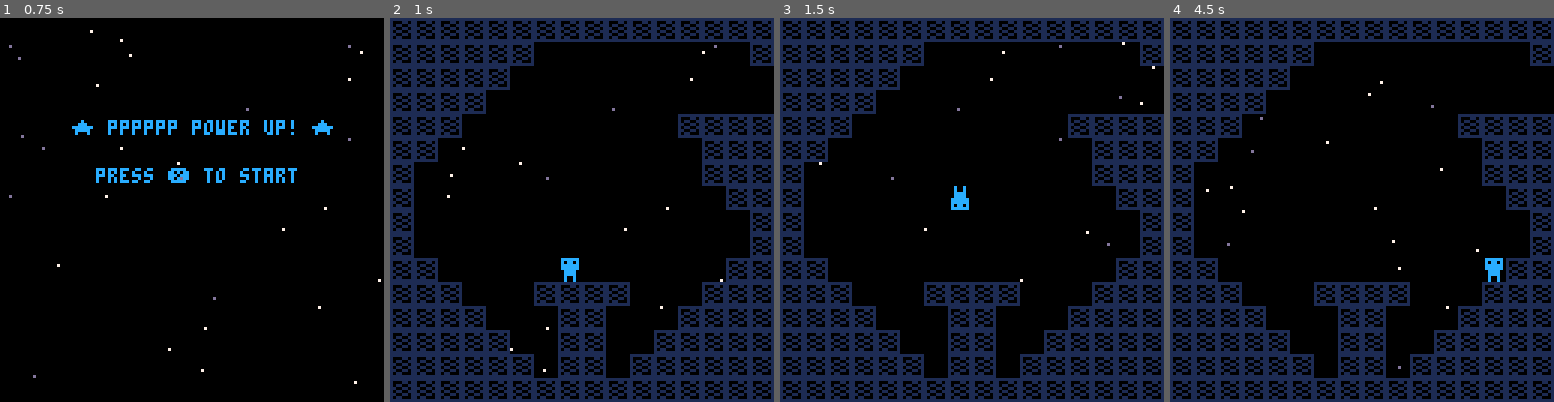
Above: before the commit, frames 1-4 (left to right).
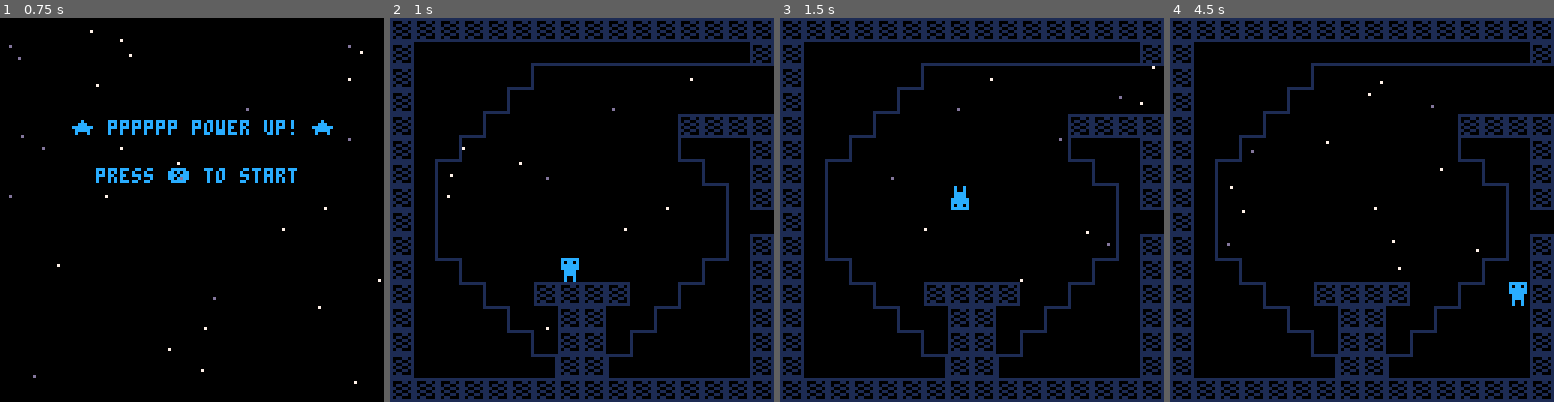
Above: after the commit, the same moments.

Repository: MokonaNico/PICO8_PPPPPP
Game: PICO-8 cartridge pppppp.p8
Same seed, same stepped clock (60 frames per second), same inputs: the game is played once before the commit and once after it.
Inputs:
- Up to frame 1 (0.75 s): tap X (X key) at 0.33 s
- Up to frame 2 (1 s): no input
- Up to frame 3 (1.5 s): tap X (X key) at 1.07 s
- Up to frame 4 (4.5 s): hold Right 1.6-2.1 s; tap X (X key) at 1.85, 2.97, 4.08 s; hold Right 2.47-3.03 s; hold Left 3.08-3.58 s; hold Right from 4.02 s (still down)

Frame 1 is identical in both runs. In frame 2, 16% of the frame differs, in the area x 6-100%, y 6-94%; in frame 3, 16%; in frame 4, 16%.

Commit message:
add destroy bloc, laser, and bounce blocs

Diff:
--- a/pppppp.p8
+++ b/pppppp.p8
@@ -7,10 +7,7 @@
 
 --to do list :
 
---advanced collision (check
--- pixel color)
---respawn point
---end title
+--end title ???
 --more platform
 --music
 
@@ -18,11 +15,13 @@
 //0 -> menu
 //1 -> in game
 //2 -> end title
+
 state=0
 
 function _init()
 	create_player()
 	create_stars()
+	music(0)
 end
 
 function _update()
@@ -34,7 +33,10 @@
 	 update_stars()
 		update_player()
 		update_checkpoint()
-		if(p.dead)coresume(c_blink)
+		update_destroyblocs()
+		update_bounceblocs()
+		update_laser()
+
 	elseif state == 2 then
 
 	end
@@ -83,51 +87,108 @@
 end
 
 function update_player()
-	if(p.dead) return
+	if p.dead then
+		coresume(c_blink)
+		return
+	end
 
 	newx=p.x
 	newy=p.y
 
-	//get the player input
+	--get the player input
 	if(btn(⬅️)) newx-=p.speed
 	if(btn(➡️)) newx+=p.speed
 
-	//apply gravity
+	--apply gravity
  newy+=gravity * p.grav
 
- //check collision and move
- //if there is no collision
- if not check_col(newx, p.y,0)
+ --check collision and move
+ --if there is no collision
+ colx=check_col(newx,p.y,0)
+ if not colx.c
  then
  	p.x=newx
  end
- if not check_col(p.x,newy,0)
+ coly=check_col(p.x,newy,0)
+ if not coly.c
  then
   p.y=newy
  end
 
- // check collision with deadly
- // object
- if check_col(p.x,p.y,1) then
- 	// dead
+ --check collision with deadly
+ --object
+ cdead=check_col(p.x,p.y,1)
+ if cdead.c then
+  --player is dead
  	p.dead=true
  	if(p.grav==1) p.sprite=17
  	if(p.grav==-1)p.sprite=18
  	sfx(4)
  	c_blink=cocreate(blink)
-
  end
 
- if (check_col(p.x,p.y-1,0) or
- 				check_col(p.x,p.y+1,0)) and
+ -- inverse gravity input
+ cup=check_col(p.x,p.y-1,0)
+ cdown=check_col(p.x,p.y+1,0)
+
+ if (cup.c or cdown.c) and
      btnp(❎) then
-  if(p.grav==1)  sfx(0,0)
-  if(p.grav==-1) sfx(1,1)
 	 invert_grav()
 	end
-
-end
-
+end
+
+function draw_player()
+	dx=p.x%128
+	dy=p.y%128
+	spr(p.sprite,dx,dy)
+end
+
+--check for a collision on one
+--point. return obj with coord
+--and if the collision append
+--or not
+function collision(_x,_y,flag)
+	res={x=_x,y=_y,c=false}
+
+	mapx=flr(_x/8)
+	mapy=flr(_y/8)
+	tile_spr=mget(mapx,mapy)
+
+	--if it's a collision with a
+	--wall i don't check the pixel
+	if flag==0 then
+		res.c=fget(tile_spr, flag)
+		return res
+	else
+		res.c=(pget(_x%128,_y%128) != 0
+		    and fget(tile_spr, flag))
+		return res
+	end
+end
+
+--return one of the collision
+function check_col(x,y,flag)
+	--top left
+	col=collision(x+1,y,flag)
+	if(col.c) return col
+	--top right
+	col=collision(x+6,y,flag)
+	if(col.c) return col
+	--bottow left
+	col=collision(x+1,y+7,flag)
+	if(col.c) return col
+	--bottom right
+	col=collision(x+6,y+7,flag)
+	if(col.c) return col
+	--middle
+	col=collision(x+3,y+3,flag)
+	if(col.c) return col
+	col={x=0,y=0,c=false}
+	return col
+end
+
+--coroutine to make the player
+--blink
 function blink()
 	for i=1,6 do
 		if(i%2==0) do_draw_p=false
@@ -140,35 +201,11 @@
 	respawn_player()
 end
 
-function draw_player()
-	dx=p.x%128
-	dy=p.y%128
-	spr(p.sprite,dx,dy)
-end
-
-function collision(x,y,flag)
-	mapx=flr(x/8)
-	mapy=flr(y/8)
-	tile_spr=mget(mapx,mapy)
-
-	if flag==0 then
-		return fget(tile_spr, flag)
-	else
-		return
-		 pget(x%128,y%128) != 0 and
-	  fget(tile_spr, flag)
-	end
-end
-
-function check_col(x,y,flag)
-	return collision(x,y,flag) or
-								collision(x+7,y,flag) or
-								collision(x,y+7,flag) or
-								collision(x+7,y+7,flag) or
-								collision(x+3,y+3,flag)
-end
-
+--inverse the gravity of the
+--player and change the spr
 function invert_grav()
+ if(p.grav==1)  sfx(0)
+ if(p.grav==-1) sfx(1)
 	p.grav=p.grav*-1
 	if p.sprite==1 then
 	 p.sprite=2
@@ -237,15 +274,10 @@
 end
 
 function update_checkpoint()
- if collision(p.x,p.y,2) then
- 	set_checkpoint(p.x,p.y)
- end
- if collision(p.x+7,p.y,2) then
- 	set_checkpoint(p.x+7,p.y)
- end
- if collision(p.x+3,p.y,2) then
- 	set_checkpoint(p.x+3,p.y)
- end
+	col=check_col(p.x,p.y,2)
+	if col.c then
+		set_checkpoint(col.x,col.y)
+	end
 end
 
 -->8
@@ -286,6 +318,80 @@
 		pset(s.x,s.y,s.c)
 	end
 end
+-->8
+--destroying blocs
+
+routines={}
+
+function begin_destroy(x,y)
+	mapx=flr(x/8)
+	mapy=flr(y/8)
+	add(routines,cocreate(co_destroy))
+end
+
+function update_destroyblocs()
+	col=check_col(p.x,newy,3)
+	if col.c then
+		begin_destroy(col.x,col.y)
+	end
+	for r in all(routines) do
+		coresume(r)
+	end
+end
+
+--coroutine to destroy block
+function co_destroy()
+	local mx = mapx
+	local my = mapy
+
+	for i=1,3 do
+		if(i==1)mset(mx,my,11)
+		if(i==2)mset(mx,my,12)
+		if(i==3)mset(mx,my,13)
+		for j=1,12 do
+			yield()
+		end
+	end
+	mset(mx,my,0)
+end
+-->8
+--bounce blocs
+
+function begin_bounce()
+
+end
+
+function update_bounceblocs()
+	col=check_col(p.x,newy,4)
+	if col.c then
+		invert_grav()
+	end
+end
+-->8
+--laser
+
+function update_laser()
+	mapx=flr(p.x/128)*16
+	mapy=flr(p.y/128)*16
+	for i=0,15 do
+		for j=0,15 do
+			tx=mapx+i
+			ty=mapy+j
+			tile=mget(tx,ty)
+			if fget(tile,5) then
+				if (time()%2) > 1 then
+					if(tile==14)mset(tx,ty,30)
+					if(tile==15)mset(tx,ty,31)
+				else
+					if(tile==30)mset(tx,ty,14)
+					if(tile==31)mset(tx,ty,15)
+				end
+			end
+		end
+	end
+end
+-->8
+--force gravity blocs
 
 
 
@@ -416,24 +522,24 @@
 
 
 __gff__
-0000000102020202040000000000000000000001000000000000000000000000000000010000000000000000000000000000000100000000000000000000000000000000000000000000000000000000000000000000000000000000000000000000000000000000000000000000000000000000000000000000000000000000
+0000000102020202040009010101222200000001000000000000110000002020000000010000000000000000000000000000000100000000000000000000000000000000000000000000000000000000000000000000000000000000000000000000000000000000000000000000000000000000000000000000000000000000
 0000000000000000000000000000000000000000000000000000000000000000000000000000000000000000000000000000000000000000000000000000000000000000000000000000000000000000000000000000000000000000000000000000000000000000000000000000000000000000000000000000000000000000
 __map__
 0303030303030303030303030303030303030303030303030303030303030303030303030303030303030303030303031313131313131313131313131313131303030303030303030303030303030303030303030303030303030303030303030303030303030303030303030303030303030303030303030303030303030303
-0303030303030000000000000000000303000000000000050500000000000003030505050505050505050505050505031300000000130000000000000000000000000000000000000000000000000000000000000000000000000000000000000000000000000000000000000000000000000000000000000000000000000003
-0303030303000000000000000000000000000000000000000000000000000003030000000000000000000000000000031313000000130000000000000000000000000000000000000000000000000000000000000000000000000000000000000000000000000000000000000000000000000000000000000000000000000003
-0303030300000000000000000000000000080000000000000000000000000000000000000000000000000000000000000000000000130000000000000000000000000000000000000000000000000000000000000000000000000000000000000000000000000000000000000000000000000000000000000000000000000003
-0303030000000000000000000303030303030004040000000000000404000000000800000000000303000000000000000008000000130000000000000000000000000000000000000000000000000000000000000000000000000000000000000000000000000000000000000000000000000000000000000000000000000003
-0303000000000000000000000003030303030303030303030303030303030303030300000000000000000000000000031313000000130000000000000000000000000000000000000000000000000000000000000000000000000000000000000000000000000000000000000000000000000000000000000000000000000003
-0300000000000000000000000003030303000000000000000000000000000003030000000000000000000000000000031300000000130000000000000000000000000000000000000000000000000000000000000000000000000000000000000000000000000000000000000000000000000000000000000000000000000003
-0300000000000000000000000000030303000000000000000000000000000003030000000000000000000000000000031300000000130000000000000000000000000000000000000000000000000000000000000000000000000000000000000000000000000000000000000000000000000000000000000000000000000003
-0300000000000000000000000000000303000000000000000000000000000003030000000000000000000000000000031300000404130000000000000000000000000000000000000000000000000000000000000000000000000000000000000000000000000000000000000000000000000000000000000000000000000003
-0300000000000000000000000000000303000000000000000000000000000003030000000000000000000000000000031300001313130000000000000000000000000000000000000000000000000000000000000000000000000000000000000000000000000000000000000000000000000000000000000000000000000003
-0303000000000000000000000000030303000000000000000000000000000003030000030300000000000003030000031300001313130000000000000000000000000000000000000000000000000000000000000000000000000000000000000000000000000000000000000000000000000000000000000000000000000003
-0303030000000303030300000003030303000000000000000000000000000003030000000000000000000000000000031300000000130000000000000000000000000000000000000000000000000000000000000000000000000000000000000000000000000000000000000000000000000000000000000000000000000003
-0303030300000003030000000303030303000000000000000000000000000003030000000000000000000000000000031300000000130000000000000000000000000000000000000000000000000000000000000000000000000000000000000000000000000000000000000000000000000000000000000000000000000003
-0303030303000003030000030303030303000000000000000000000000000003030000000000000000000000000000031300000000130000000000000000000000000000000000000000000000000000000000000000000000000000000000000000000000000000000000000000000000000000000000000000000000000003
-0303030303030003030003030303030303000000000000000000000000000003030404040404040404040404040404031304040000130000000000000000000000000000000000000000000000000000000000000000000000000000000000000000000000000000000000000000000000000000000000000000000000000003
+0332323232342727272727272727270303000000000000050500000000000003030505050505050505050505050505031300000000130000000000000000000000000000000000000000000000000000000000000000000000000000000000000000000000000000000000000000000000000000000000000000000000000003
+0332323234250000000000000000000000000000000000000000000000000003030000000000000000000000000000031313000000130000000000000000000000000000000000000000000000000000000000000000000000000000000000000000000000000000000000000000000000000000000000000000000000000003
+0332323425000000000000000000000000080000000000000000000000000000000000000000000000000000000000000000000000130000000000000000000000000000000000000000000000000000000000000000000000000000000000000000000000000000000000000000000000000000000000000000000000000003
+0332342500000000000000000303030303030004040000000000000404000000000800000000000303000000000000000008000000130000000000000000000000000000000000000000000000000000000000000000000000000000000000000000000000000000000000000000000000000000000000000000000000000003
+0334250000000000000000002435380303030303030303030303030303030303030300000000000000000000000000031313000000130000000000000000000000000000000000000000000000000000000000000000000000000000000000000000000000000000000000000000000000000000000000000000000000000003
+03260000000000000000000000243503032b00001a1a1a1a1a1a1a1a00002a03030000000000000000000000000000031300000000130000000000000000000000000000000000000000000000000000000000000000000000000000000000000000000000000000000000000000000000000000000000000000000000000003
+03260000000000000000000000001603032b0000000000000000000000002a03030000000000000000000000000000031300000000130000000000000000000000000000000000000000000000000000000000000000000000000000000000000000000000000000000000000000000000000000000000000000000000000003
+03260000000000000000000000001600002b0000000000000000000000002a03030000000000000000000000000000031300000404130000000000000000000000000000000000000000000000000000000000000000000000000000000000000000000000000000000000000000000000000000000000000000000000000003
+03260000000000000000000000001603032b0000000000000000000000002a03030000000000000000000000000000031300001313130000000000000000000000000000000000000000000000000000000000000000000000000000000000000000000000000000000000000000000000000000000000000000000000000003
+03371500000000000000000000143603032b0000000000000000000000002a03030000030300000000000003030000031300001313130000000000000000000000000000000000000000000000000000000000000000000000000000000000000000000000000000000000000000000000000000000000000000000000000003
+03383715000003030303000014363803032b00000a0a0a0a0a0a000000002a03030000000000000000000000000000031300000000130000000000000000000000000000000000000000000000000000000000000000000000000000000000000000000000000000000000000000000000000000000000000000000000000003
+03383837150000030300001436383803032b000000000000000a0a0a00002a03030000000000000000000000000000031300000000130000000000000000000000000000000000000000000000000000000000000000000000000000000000000000000000000000000000000000000000000000000000000000000000000003
+03383838371500030300143638383803032b0000000000000000000000002a03030000000000000000000000000000031300000000130000000000000000000000000000000000000000000000000000000000000000000000000000000000000000000000000000000000000000000000000000000000000000000000000003
+03383838383715030314363838383803032b00001a1a1a1a1a1a1a1a00002a03030404040404040404040404040404031304040000130000000000000000000000000000000000000000000000000000000000000000000000000000000000000000000000000000000000000000000000000000000000000000000000000003
 0303030303030303030303030303030303030000030303030303030300000303030303030303030303030303030303031313130000130000000000000000000000000000000000000000000000000000000000000000000000000000000000000000000000000000000000000000000000000000000000000000000000000003
 1313131313131313131313131313131313130000131313131313131300001313131313131313131313131313131313131313130000130000000000000000000000000000000000000000000000000000000000000000000000000000000000000000000000000000000000000000000000000000000000000000000000000003
 1300000000000000000000000000000000000000000000000000000000000000000000000000000000000000000000131300000000130000000000000000000000000000000000000000000000000000000000000000000000000000000000000000000000000000000000000000000000000000000000000000000000000003
Not shown, changed: 37 lines of the sprite sheet (__gfx__) section of pppppp.p8
Not shown, changed: the music (__music__) section of pppppp.p8
Not shown, changed: the sound effects (__sfx__) section of pppppp.p8
